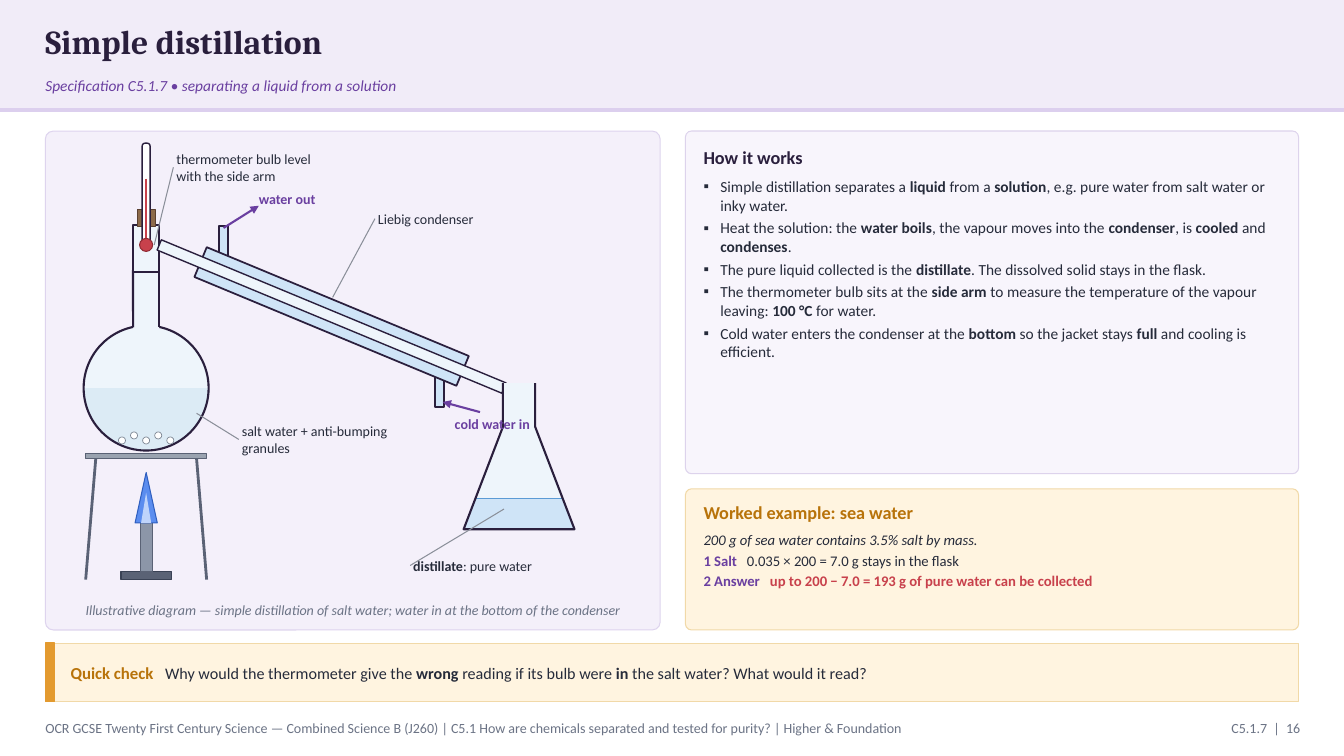
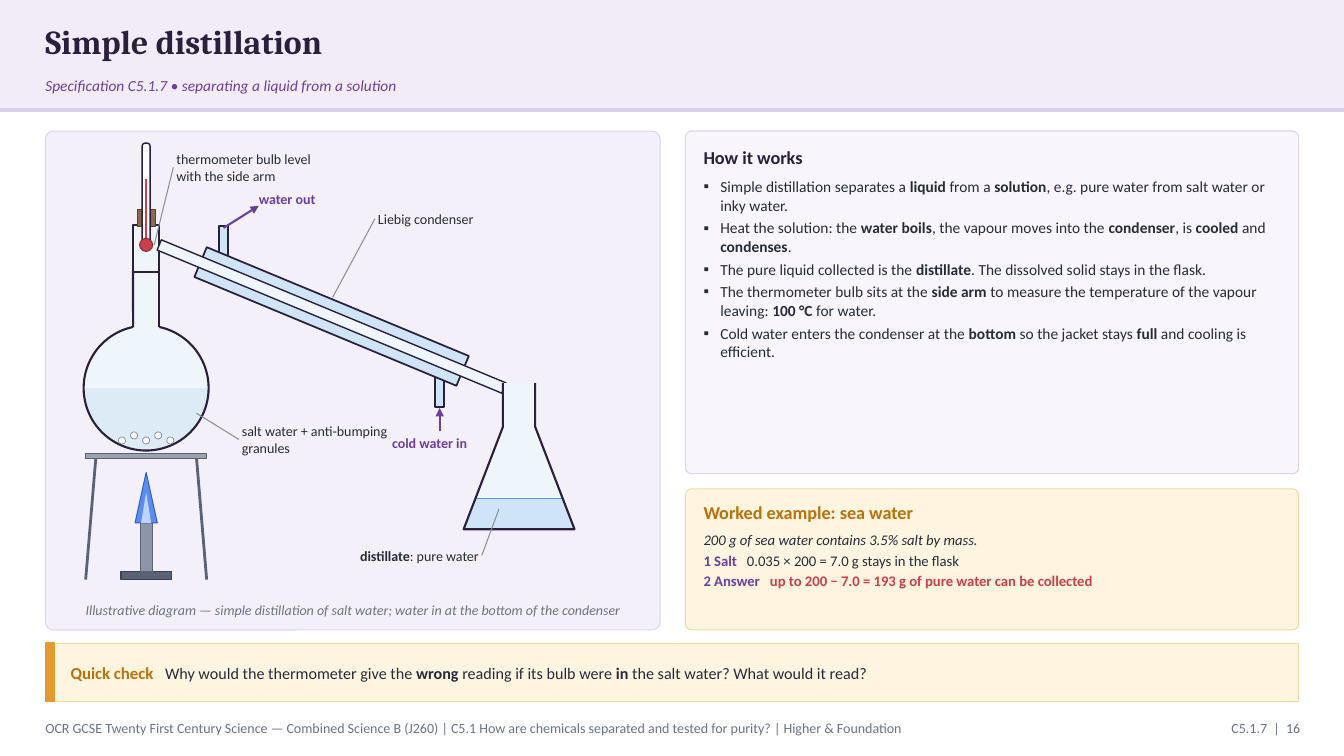
Before and after one commit to pstephenphilip-ship-it/Piri-MBBS, a slide deck: slide 16 of gcse-slides/ocr-chemistry/OCR21C_C5.1_SeparationPurity_Combined.pptx. Drawn at 1344x756 pixels with LibreOffice and Linux fonts; fonts in the diff are those of the drawing. Boxes give left, top, right and bottom in pixels: in the first picture for what was removed or moved away, otherwise in the second. Text is boxed around its words. In the diff, an @@ line names an element or a change of style, - is before the commit and + after.

```diff
--- a/gcse-slides/ocr-chemistry/OCR21C_C5.1_SeparationPurity_Combined.pptx
+++ b/gcse-slides/ocr-chemistry/OCR21C_C5.1_SeparationPurity_Combined.pptx
@@ arrow moved from (480, 412) - (443, 402) to (440, 432) - (440, 408) @@
@@ text "cold water in": place and size @@
-text "cold water in" at <box>455,417,530,433</box>
+text "cold water in" at <box>392,438,467,448</box>
@@ text "cold water in" at <box>392,438,467,448</box>: alignment left to centre @@
@@ line moved from (410, 566) - (504, 509) to (482, 556) - (499, 509) @@
@@ text "distillate: pure water": place and size @@
-text "distillate: pure water" at <box>413,559,532,574</box>
+text "distillate: pure water" at <box>360,551,479,563</box>
@@ text "distillate: pure water" at <box>360,551,479,563</box>: alignment left to right @@
```
Also in this commit, not shown: 14 other slides changed, 2 other files.
